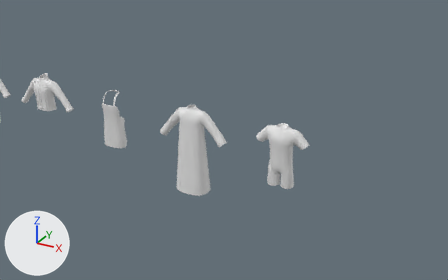
The Blender file Attires/Attires_Layerwear2/Attires_Layerwear2_ALL.blend as it was, and as the next commit left it.
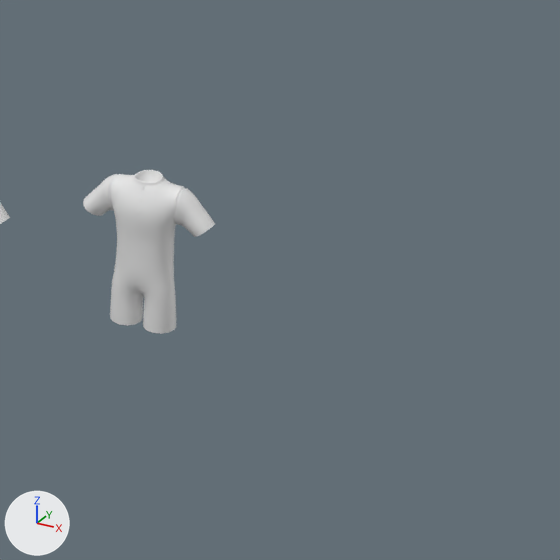
There are two pictures of each version: one from a 50 mm camera at (28.68, -7.49, 4.86) aimed at (25.04, -0.88, 1.55), one close up on the part from 50% to 100% of the width and 20% to 100% of the height. Every picture has the same lights, and +X, +Y and +Z are marked at lower left. The last two pictures show the newer version.

The first close-up shows 'Attire_Layerwear2_WeightlifterCostume', 'Attire_Layerwear2_WeightlifterCostume_Sleeves' and 1 more.
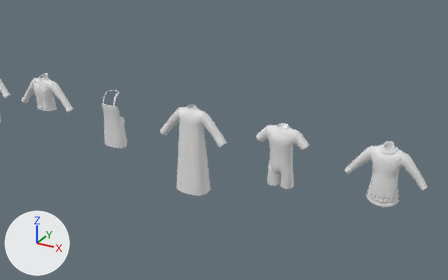
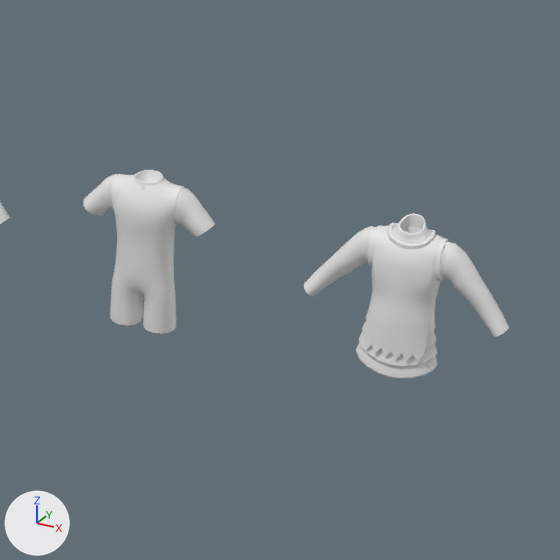
The change, as a list of edits to the scene's bpy script:
```text
Add me_attire_layerwear2_knightarmor:
    me_attire_layerwear2_knightarmor.from_pydata(...)  # 1509 vertices, 1550 faces; spans x -0.553..0.553, y -0.148..0.146, z 0.704..1.581
    me_attire_layerwear2_knightarmor.polygons.foreach_set('use_smooth', [True] * 1550)
Add ob_attire_layerwear2_knightarmor:
    ob_attire_layerwear2_knightarmor = bpy.data.objects.new('Attire_Layerwear2_KnightArmor', me_attire_layerwear2_knightarmor)
    ob_attire_layerwear2_knightarmor.location = (27.0, 0.0, 0.0)
    _m = ob_attire_layerwear2_knightarmor.modifiers.new('WeightedNormal', 'WEIGHTED_NORMAL')
    _m.keep_sharp = True
```

Changed parts and their boxes [x1, y1, x2, y2] in the close-ups (560 x 560 px):
'Attire_Layerwear2_KnightArmor', added
    after: [304, 214, 509, 379]
